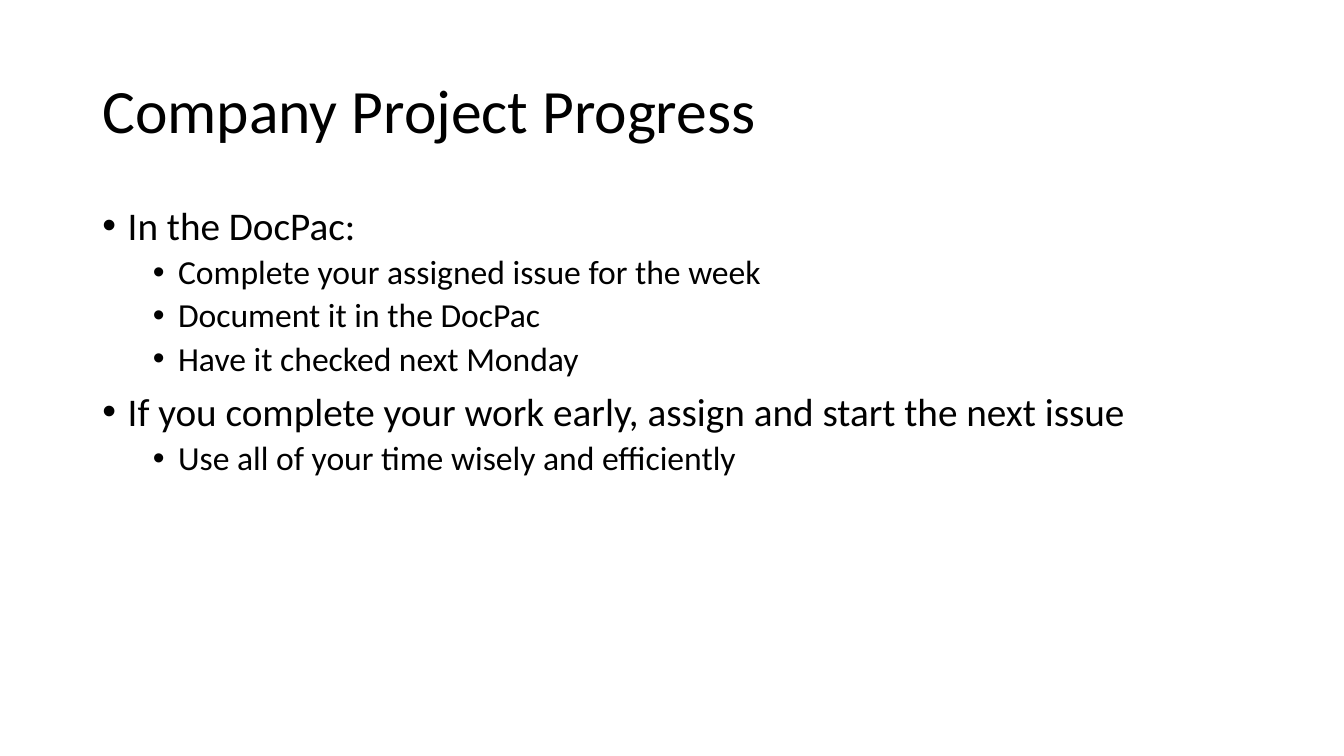
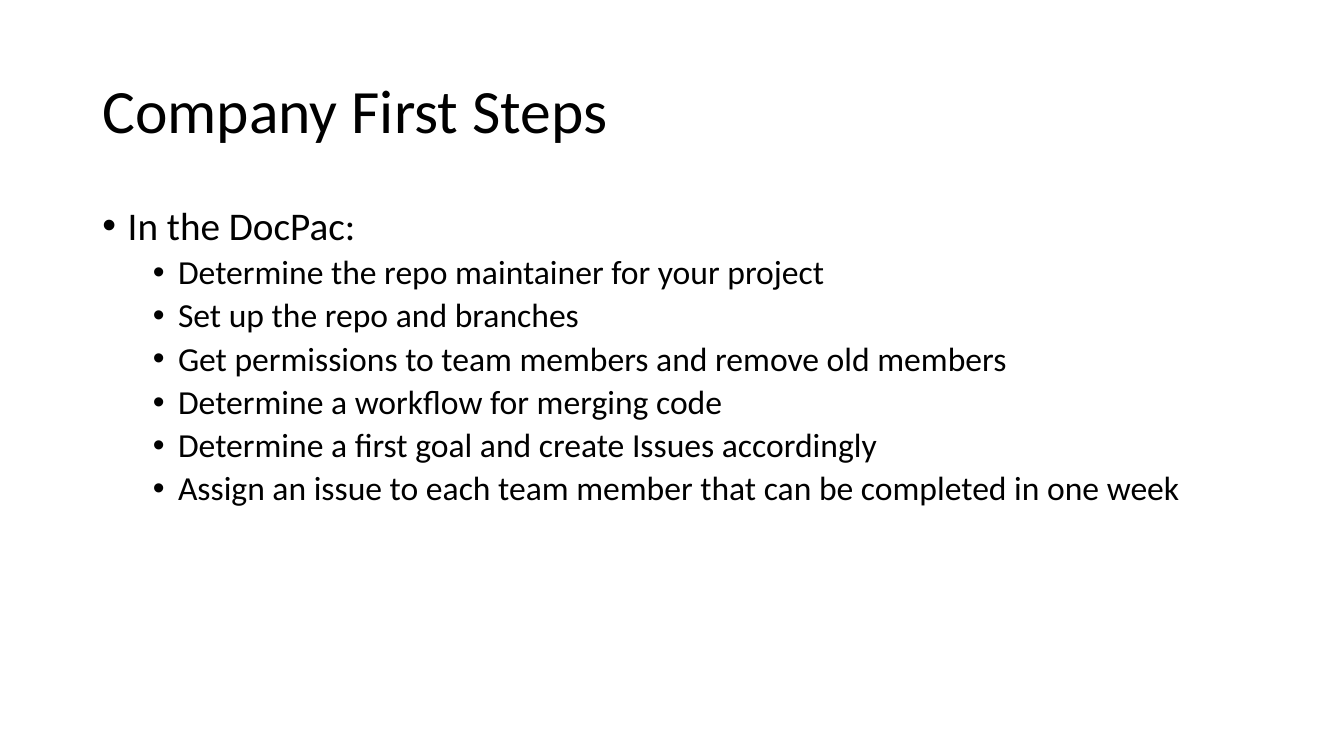
Before and after one commit to parke2023059/docpacs2223, a slide deck: slide 4 of docpac_32270423/Weekly Review.pptx (slide 2 before the commit). Drawn at 1344x756 pixels with LibreOffice and Linux fonts; fonts in the diff are those of the drawing. Boxes give left, top, right and bottom in pixels: in the first picture for what was removed or moved away, otherwise in the second. Text is boxed around its words. In the diff, an @@ line names an element or a change of style, - is before the commit and + after.

```diff
--- a/docpac_32270423/Weekly Review.pptx
+++ b/docpac_32270423/Weekly Review.pptx
@@ title at (102, 90, 608, 143): text changed @@
-Company Project Progress
+Company First Steps
@@ text at (178, 260, 1179, 506): text changed @@
-  • Complete your assigned issue for the week
-  • Document it in the DocPac
-  • Have it checked next Monday
-• If you complete your work early, assign and start the next issue
-  • Use all of your time wisely and efficiently
+  • Determine the repo maintainer for your project
+  • Set up the repo and branches
+  • Get permissions to team members and remove old members
+  • Determine a workflow for merging code
+  • Determine a first goal and create Issues accordingly
+  • Assign an issue to each team member that can be completed in one week
```
Also in this commit, not shown: 1 other slide changed, 3 slides added, 2 slides removed, 3 other files.
